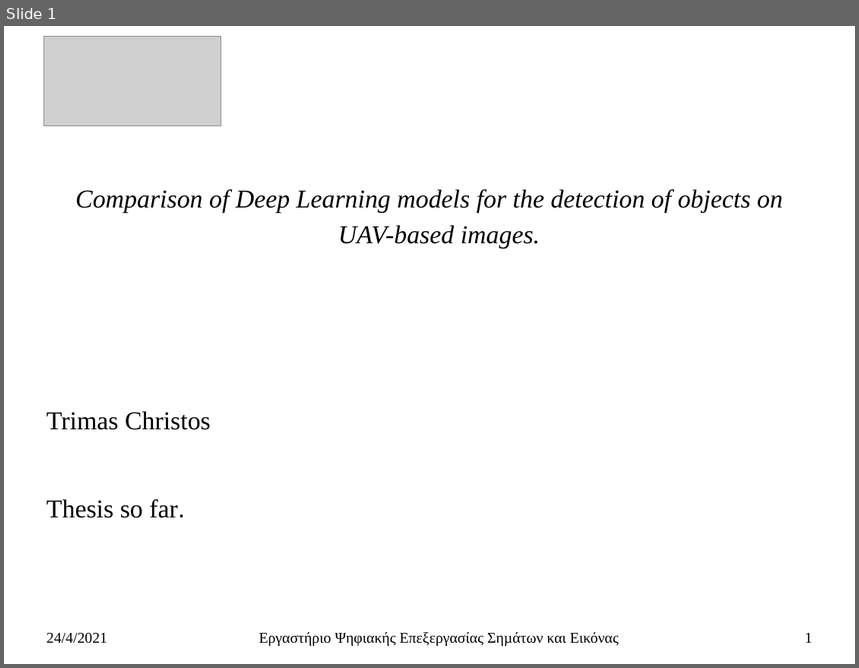
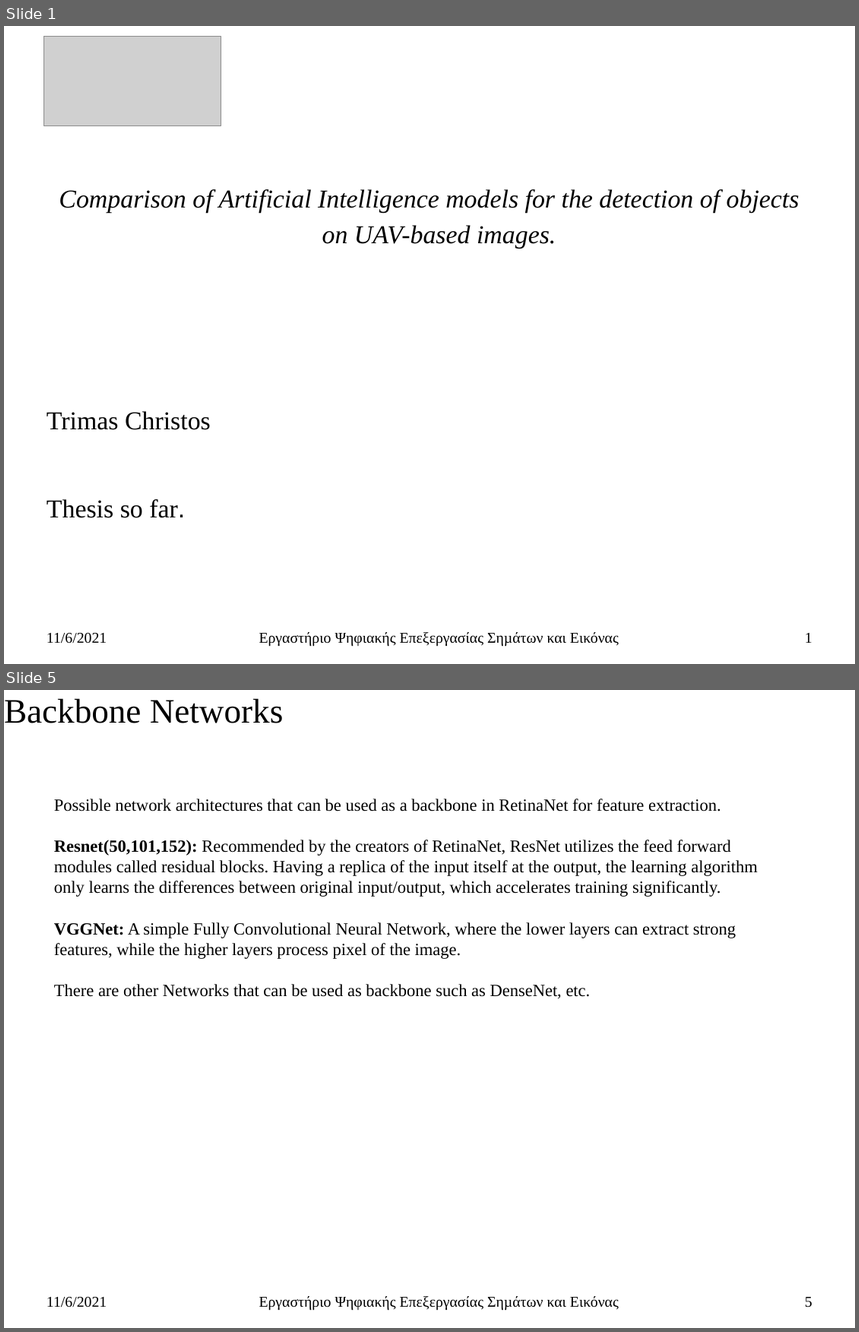
Before and after one commit to ChristosTrimas/ai-detection-systems, a slide deck: thesis/thesis_so_far_presentation_v_0_2.pptx. Shown one above the other, each under a label of ours: slide 1 before the commit, slides 1 and 5 after it; the slides between them are not shown. The pictures are 859x668 and 859x1332 pixels, drawn with LibreOffice and Linux fonts; fonts in the diff are those of the drawing; grey boxes stand for pictures. Boxes give left, top, right and bottom in pixels: in the first picture for what was removed or moved away, otherwise in the second. Text is boxed around its words. In the diff, an @@ line names an element or a change of style, - is before the commit and + after.

```diff
--- a/thesis/thesis_so_far_presentation_v_0_2.pptx
+++ b/thesis/thesis_so_far_presentation_v_0_2.pptx
@@ slide 5 added at bbox=[4, 690, 855, 1328], background #FFFFFF @@
@@ subtitle added at bbox=[4, 698, 284, 723], 32 pt, text #000000 @@
+Backbone Networks
@@ text added at bbox=[54, 799, 757, 999], 16 pt, text #000000 @@
+Possible network architectures that can be used as a backbone in RetinaNet for feature extraction.
+Resnet(50,101,152): Recommended by the creators of RetinaNet, ResNet utilizes the feed forward modules called residual blocks. Having a replica of the input itself at the output, the learning algorithm only learns the differences between original input/output, which accelerates training significantly.
+VGGNet: A simple Fully Convolutional Neural Network, where the lower layers can extract strong features, while the higher layers process pixel of the image.
+There are other Networks that can be used as backbone such as DenseNet, etc.
@@ text added at bbox=[47, 1297, 107, 1308], 14 pt, text #000000 @@
+11/6/2021
@@ text added at bbox=[259, 1296, 619, 1311], 14 pt, text #000000 @@
+Εργαστήριο Ψηφιακής Επεξεργασίας Σηµάτων και Εικόνας
@@ page number added at bbox=[805, 1297, 813, 1308], 14 pt, text #000000 @@
+5
@@ slide 1 changed as well @@
@@ subtitle at bbox=[59, 189, 800, 249]: text changed @@
-Comparison of Deep Learning models for the detection of objects on UAV-based images.
+Comparison of Artificial Intelligence models for the detection of objects on UAV-based images.
@@ text at bbox=[47, 633, 107, 644]: text changed @@
-24/4/2021
+11/6/2021
```
Also in this commit, not shown: 13 other slides changed, 13 other slides added, 1 slide removed, 2 other files.
